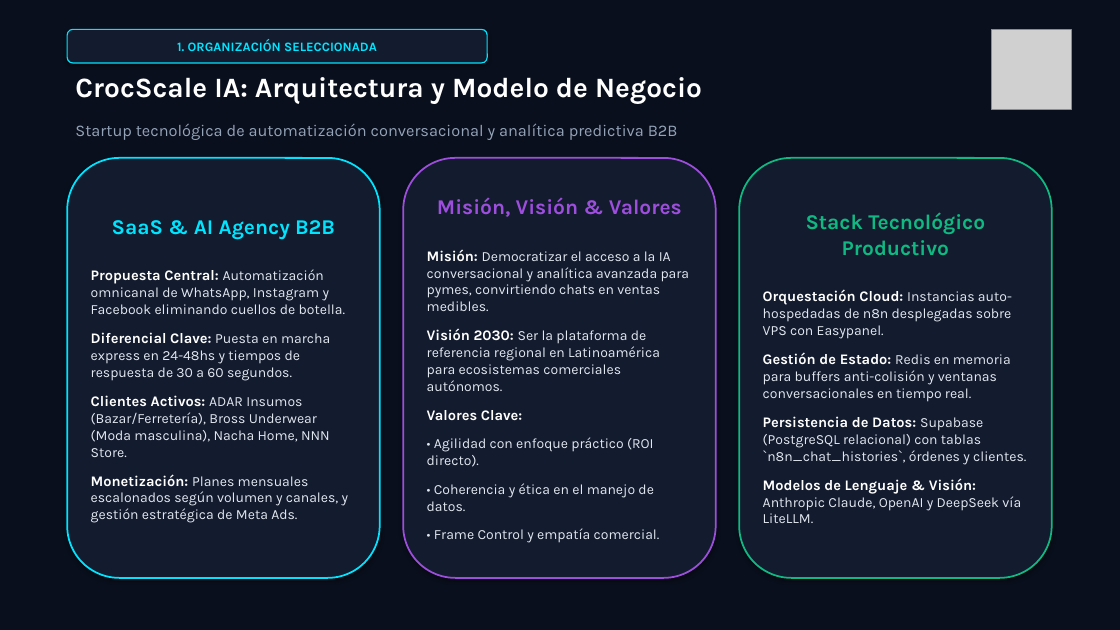
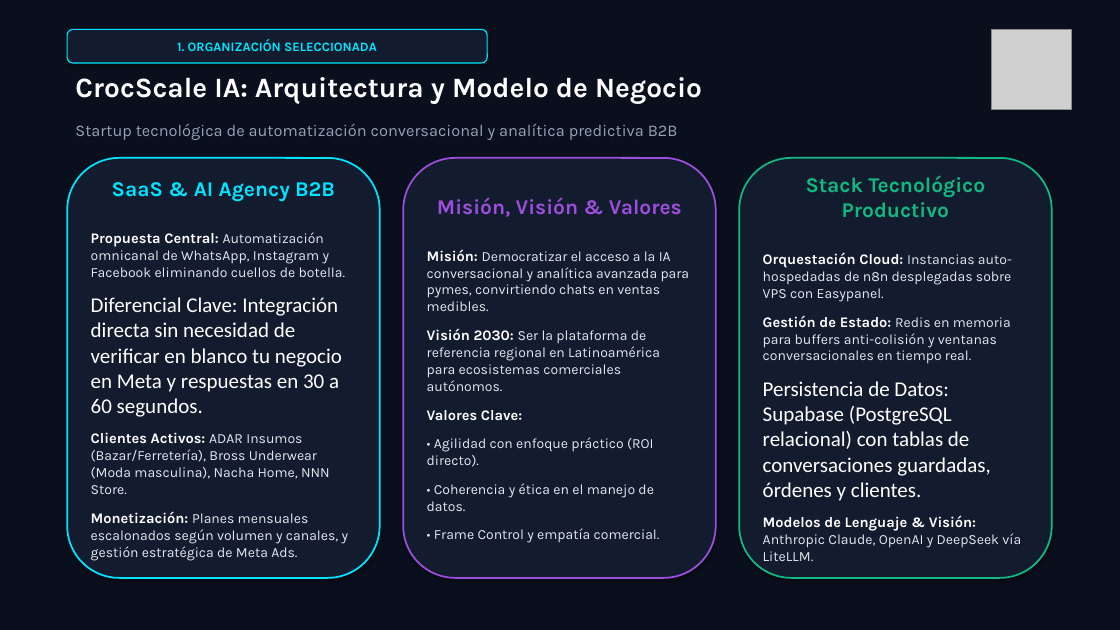
Before and after one commit to Nikovaz/tpi-crocscale-ia-presentacion, a slide deck: slide 2 of presentacion_crocscale_ia.pptx. Drawn at 1120x630 pixels with LibreOffice and Linux fonts; fonts in the diff are those of the drawing; grey boxes stand for pictures. Boxes give left, top, right and bottom in pixels: in the first picture for what was removed or moved away, otherwise in the second. Text is boxed around its words. In the diff, an @@ line names an element or a change of style, - is before the commit and + after.

Commit message:
fix: ajustar textos de propuesta, confirmacion de pedidos, tablas de datos y roadmap

```diff
--- a/presentacion_crocscale_ia.pptx
+++ b/presentacion_crocscale_ia.pptx
@@ text in rounded rectangle at (x1=91, y1=297, x2=342, y2=417): text changed; size 12 to 18 pt; font Karla to Calibri; text colour #E2E8F0 to #FFFFFF @@
-Diferencial Clave: Puesta en marcha express en 24-48hs y tiempos de respuesta de 30 a 60 segundos.
+Diferencial Clave: Integración directa sin necesidad de verificar en blanco tu negocio en Meta y respuestas en 30 a 60 segundos.
@@ text in rounded rectangle at (x1=763, y1=381, x2=991, y2=501): text changed; size 12 to 18 pt; font Karla to Calibri; text colour #E2E8F0 to #FFFFFF @@
-Persistencia de Datos: Supabase (PostgreSQL relacional) con tablas `n8n_chat_histories`, órdenes y clientes.
+Persistencia de Datos: Supabase (PostgreSQL relacional) con tablas de conversaciones guardadas, órdenes y clientes.
```
Also in this commit, not shown: 4 other slides changed, 3 other files.
